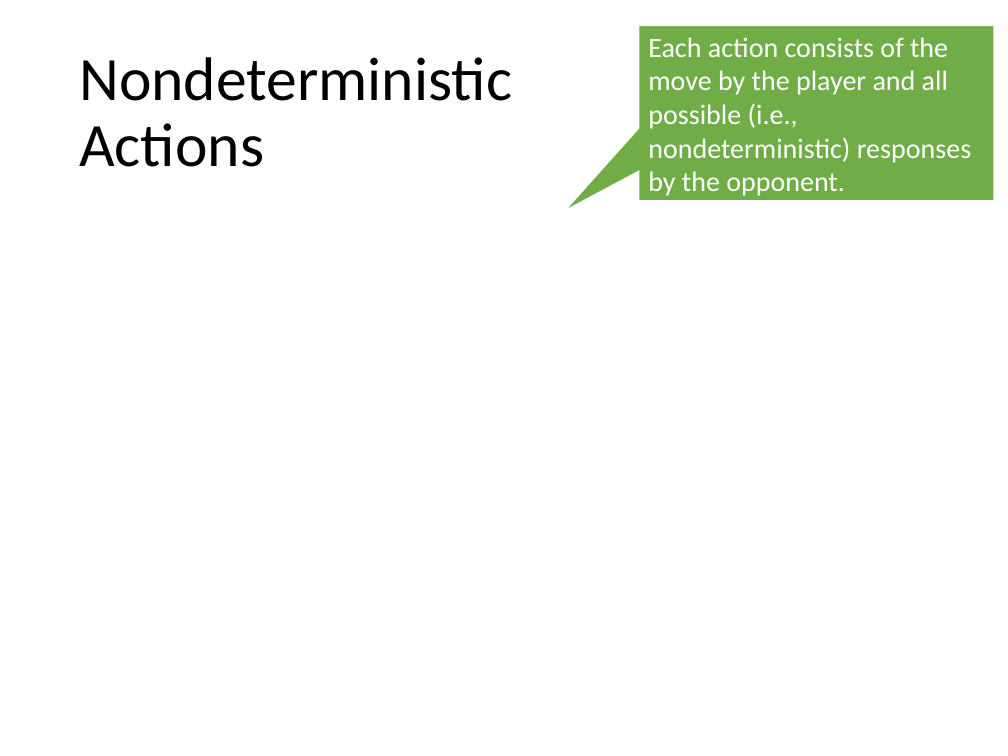
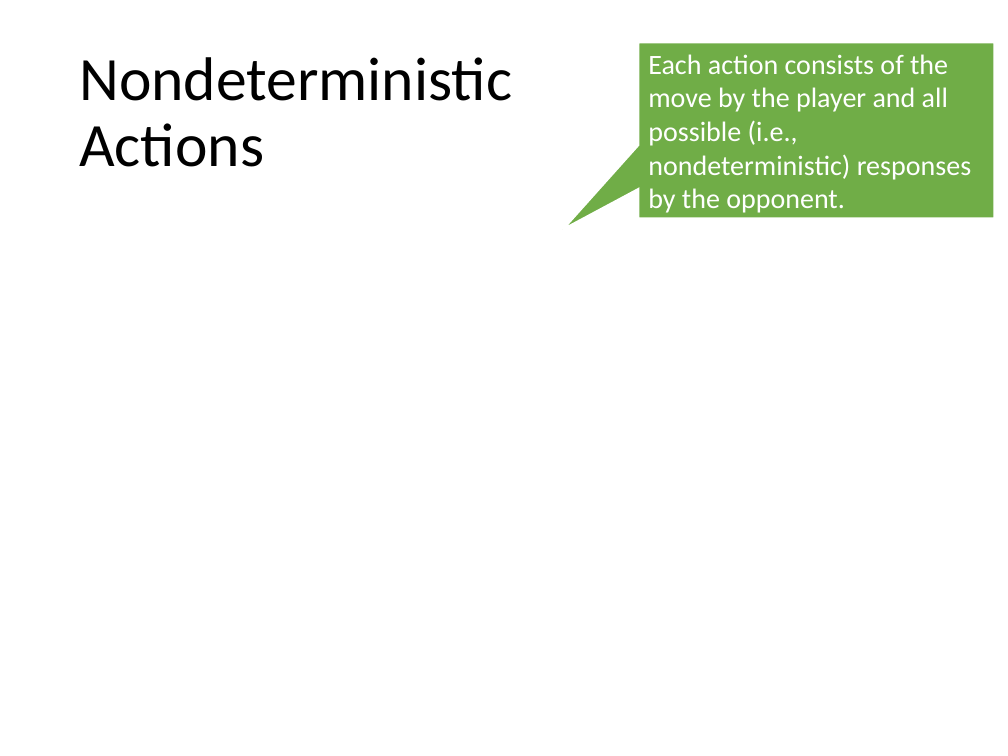
Before and after one commit to mhahsler/CS7320-AI, a slide deck: slide 9 of slides/05_games.pptx. Drawn at 1008x756 pixels with LibreOffice and Linux fonts; fonts in the diff are those of the drawing; grey boxes stand for pictures. Boxes give left, top, right and bottom in pixels: in the first picture for what was removed or moved away, otherwise in the second. Text is boxed around its words. In the diff, an @@ line names an element or a change of style, - is before the commit and + after.

```diff
--- a/slides/05_games.pptx
+++ b/slides/05_games.pptx
@@ speech box "Each action consists of the ..." moved from (x1=638, y1=25, x2=994, y2=202) to (x1=638, y1=42, x2=994, y2=219) @@
```
Also in this commit, not shown: 17 other slides changed, 1 slide added, 1 other file.
